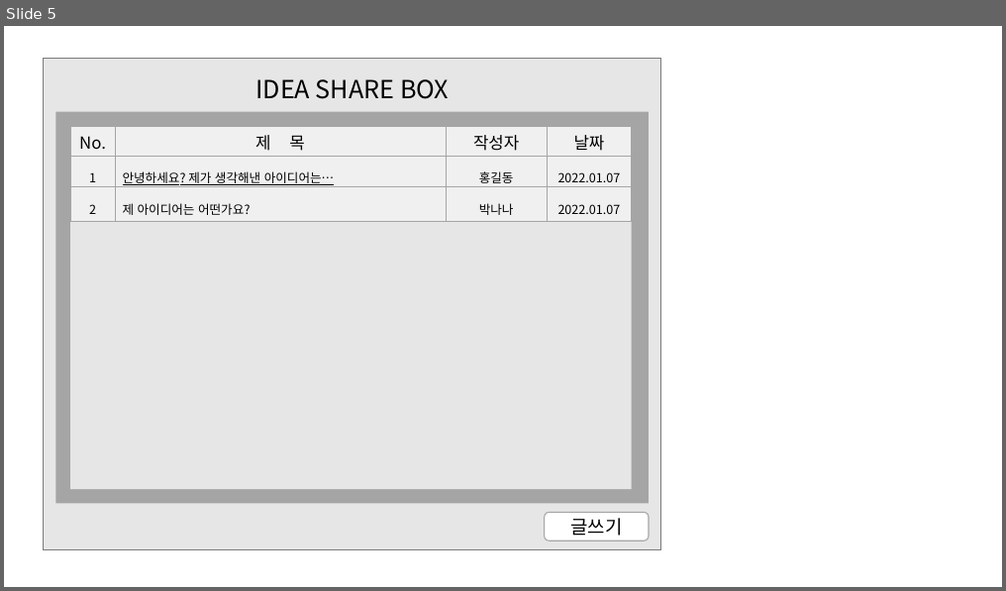
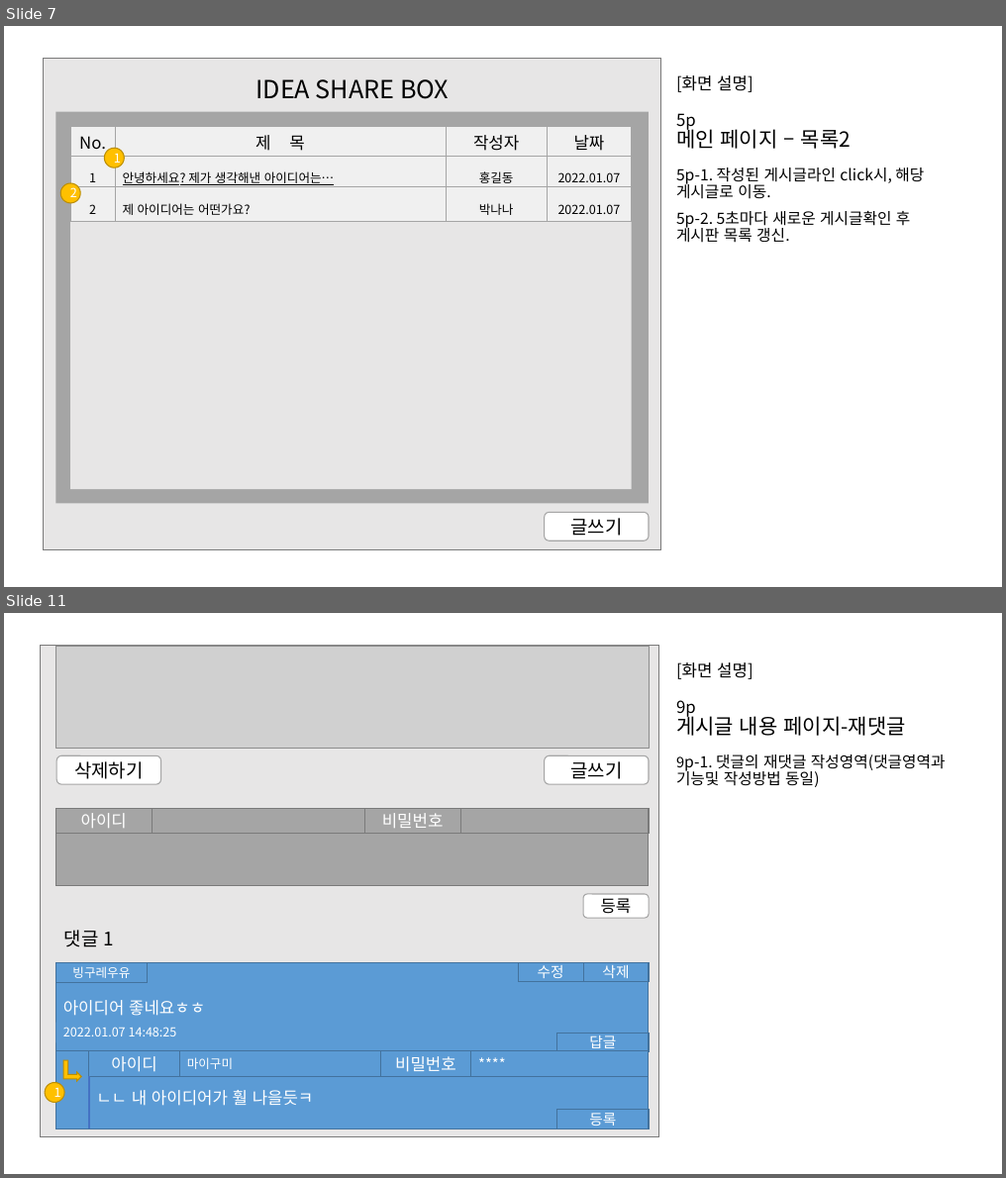
Before and after one commit to jwsimhj97/Fullstack, a slide deck: 소켓통신_심현정.pptx. Shown one above the other, each under a label of ours: slide 5 before the commit, slides 7 and 11 after it; the slides between them are not shown. The pictures are 1006x591 and 1006x1178 pixels, drawn with LibreOffice and Linux fonts; fonts in the diff are those of the drawing; grey boxes stand for pictures. Boxes give left, top, right and bottom in pixels: in the first picture for what was removed or moved away, otherwise in the second. Text is boxed around its words. In the diff, an @@ line names an element or a change of style, - is before the commit and + after.

```diff
--- a/소켓통신_심현정.pptx
+++ b/소켓통신_심현정.pptx
@@ slide 11 added at <box>4,613,1002,1174</box>, background #FFFFFF @@
@@ rectangle added at <box>41,646,659,1137</box>, fill #E7E6E6, outline #7A7A7A 1 pt @@
@@ picture added at <box>55,646,648,748</box> @@
@@ title added at <box>676,663,905,736</box>, 20 pt, text #000000 @@
+[화면 설명]
+9p
+게시글 내용 페이지-재댓글
@@ rounded rectangle added at <box>56,756,160,784</box>, fill #FFFFFF, outline #A5A5A5 1 pt, 18 pt, text #000000 @@
+삭제하기
@@ rounded rectangle added at <box>545,756,648,784</box>, fill #FFFFFF, outline #A5A5A5 1 pt, 18 pt, text #000000 @@
+글쓰기
@@ text added at <box>676,755,945,787</box>, 15 pt, text #000000 @@
+9p-1. 댓글의 재댓글 작성영역(댓글영역과 기능및 작성방법 동일)
@@ rectangle added at <box>55,808,648,886</box>, fill #A5A5A5, outline #7A7A7A 1 pt @@
@@ group added at <box>55,808,648,834</box>: 4 rectangles @@
+비밀번호
+아이디
@@ rectangle added at <box>56,844,447,866</box>, fill #A5A5A5 at 50% opacity @@
@@ rounded rectangle added at <box>583,894,648,919</box>, fill #FFFFFF, outline #A5A5A5 1 pt, 16 pt, text #000000 @@
+등록
@@ text added at <box>64,930,114,948</box>, 18 pt, text #000000 @@
+댓글 1
@@ rectangle added at <box>55,962,648,1053</box>, fill #5B9BD5, outline #43739E 1 pt @@
@@ rectangle added at <box>55,962,147,983</box>, fill #5B9BD5, outline #43739E 1 pt, 12 pt, text #FFFFFF @@
+빙구레우유
@@ rectangle added at <box>519,962,583,982</box>, fill #5B9BD5, outline #43739E 1 pt, 14 pt, text #FFFFFF @@
+수정
@@ rectangle added at <box>583,962,648,982</box>, fill #5B9BD5, outline #43739E 1 pt, 14 pt, text #FFFFFF @@
+삭제
@@ text added at <box>63,1027,177,1037</box>, 12 pt, text #FFFFFF @@
+2022.01.07 14:48:25
@@ text added at <box>63,1000,205,1016</box>, 16 pt, text #FFFFFF @@
+아이디어 좋네요ㅎㅎ
@@ rectangle added at <box>55,1052,648,1130</box>, fill #5B9BD5, outline #43739E 1 pt @@
@@ group added at <box>89,1052,648,1077</box>: 4 rectangles @@
+마이구미
+****
+비밀번호
+아이디
@@ rectangle added at <box>557,1033,648,1053</box>, fill #5B9BD5, outline #43739E 1 pt, 14 pt, text #FFFFFF @@
+답글
@@ ellipse added at <box>45,1083,63,1103</box>, fill #FFC000, outline #BD8E00 1 pt, 12 pt, text #FFFFFF @@
+1
@@ bent up arrow added at <box>63,1060,82,1081</box>, fill #FFC000, outline #BD8E00 1 pt @@
@@ line added from (89, 1077) to (89, 1130), #4472C4 1.5 pt @@
@@ text added at <box>96,1090,314,1106</box>, 16 pt, text #FFFFFF @@
+ㄴㄴ 내 아이디어가 훨 나을듯ㅋ
@@ rectangle added at <box>557,1110,648,1130</box>, fill #5B9BD5, outline #43739E 1 pt, 14 pt, text #FFFFFF @@
+등록
@@ what was slide 5 is now slide 7 @@
@@ slide 7 changed as well @@
@@ title added at <box>676,76,850,149</box>, 20 pt, text #000000 @@
+[화면 설명]
+5p
+메인 페이지 – 목록2
@@ ellipse added at <box>104,148,124,168</box>, fill #FFC000, outline #BD8E00 1 pt, 12 pt, text #FFFFFF @@
+1
@@ text added at <box>676,168,924,243</box>, 15 pt, text #000000 @@
+5p-1. 작성된 게시글라인 click시, 해당 게시글로 이동.
+5p-2. 5초마다 새로운 게시글확인 후 게시판 목록 갱신.
@@ ellipse added at <box>60,183,80,202</box>, fill #FFC000, outline #BD8E00 1 pt, 12 pt, text #FFFFFF @@
+2
```
Also in this commit, not shown: 8 other slides changed, 3 other slides added, 2 slides removed, 24 other files.
